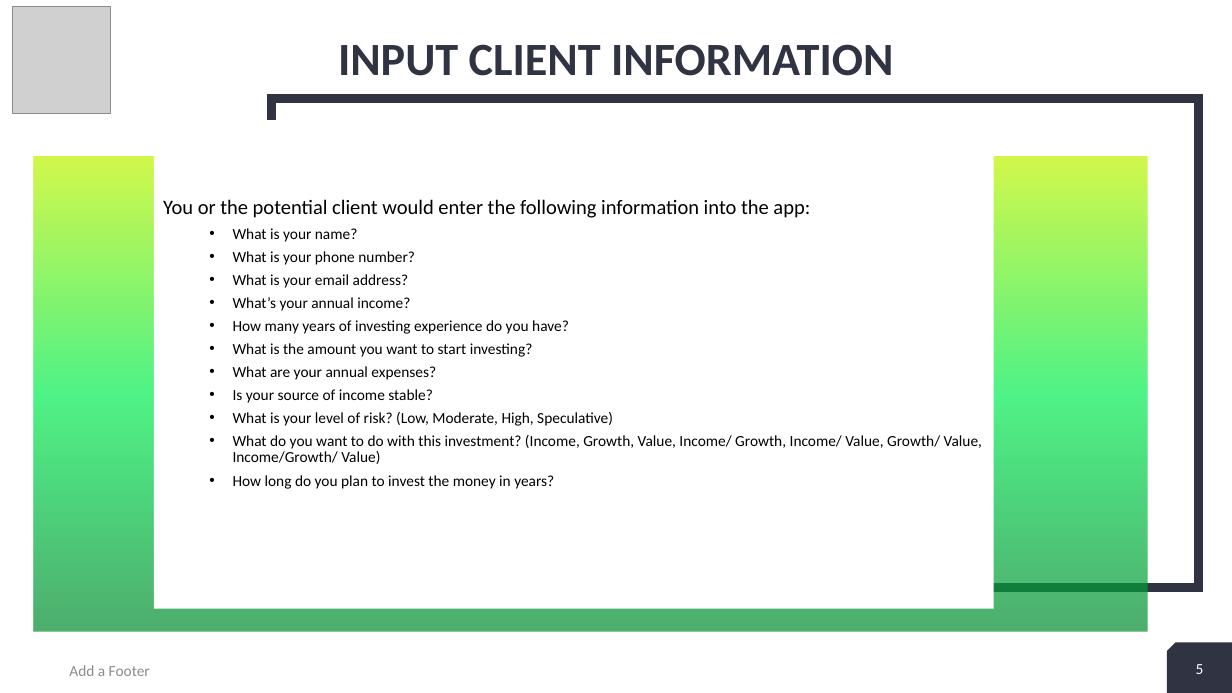
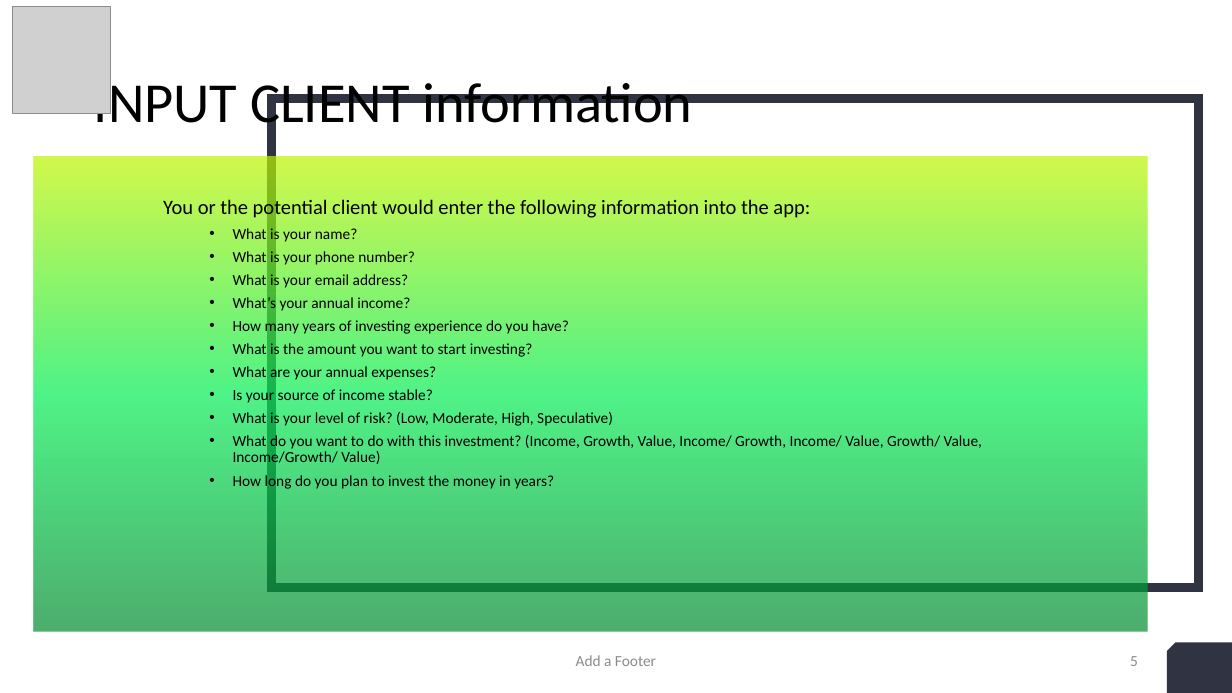
Before and after one commit to Kgross2/portfolio_suitability_application, a slide deck: slide 5 of admin/Portfolio_suitability_ presentationMon draft.pptx. Drawn at 1232x693 pixels with LibreOffice and Linux fonts; fonts in the diff are those of the drawing; grey boxes stand for pictures. Boxes give left, top, right and bottom in pixels: in the first picture for what was removed or moved away, otherwise in the second. Text is boxed around its words. In the diff, an @@ line names an element or a change of style, - is before the commit and + after.

```diff
--- a/admin/Portfolio_suitability_ presentationMon draft.pptx
+++ b/admin/Portfolio_suitability_ presentationMon draft.pptx
@@ title at <box>94,74,692,135</box>: text changed; size 36 to 44 pt; text colour #2F3342 to #000000; bold off @@
-INPUT CLIENT INFORMATION
+INPUT CLIENT information
@@ text "You or the potential client ...": place and size @@
-text "You or the potential client ..." at <box>154,120,994,609</box>
+text "You or the potential client ..." at <box>163,197,982,490</box>
@@ text "You or the potential client ..." at <box>163,197,982,490</box>: fill #FFFFFF to none @@
@@ text "Add a Footer": place and size @@
-text "Add a Footer" at <box>69,665,150,676</box>
+text "Add a Footer" at <box>576,655,656,666</box>
@@ text "Add a Footer" at <box>576,655,656,666</box>: alignment left to centre @@
@@ page number: place and size @@
-page number at <box>1196,664,1204,674</box>
+page number at <box>1130,656,1138,666</box>
@@ page number at <box>1130,656,1138,666</box>: text colour #FFFFFF to #8C8C8C; alignment centre to right @@
@@ page number removed at <box>1195,665,1203,674</box> @@
-5
```
Also in this commit, not shown: 21 other slides changed, 19 other files.
